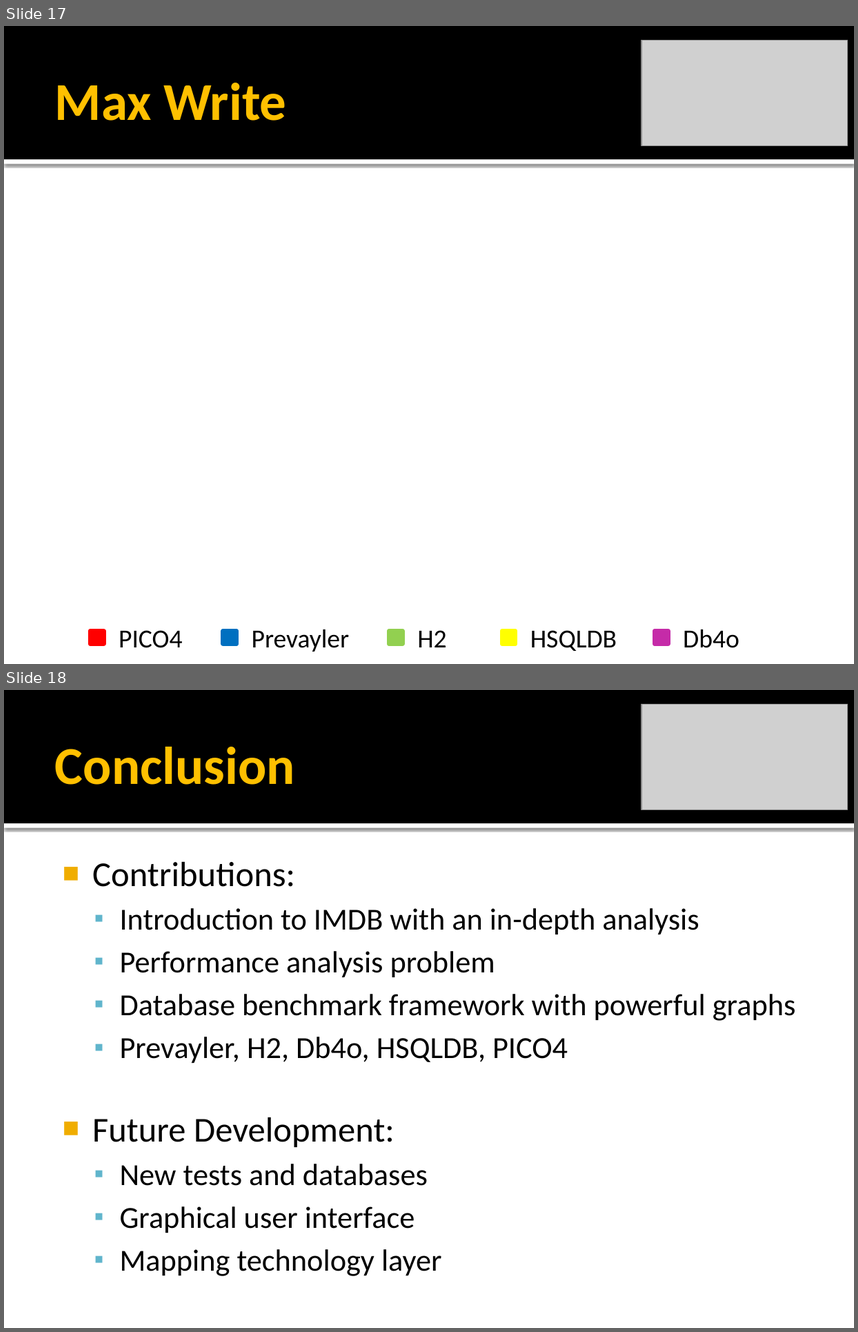
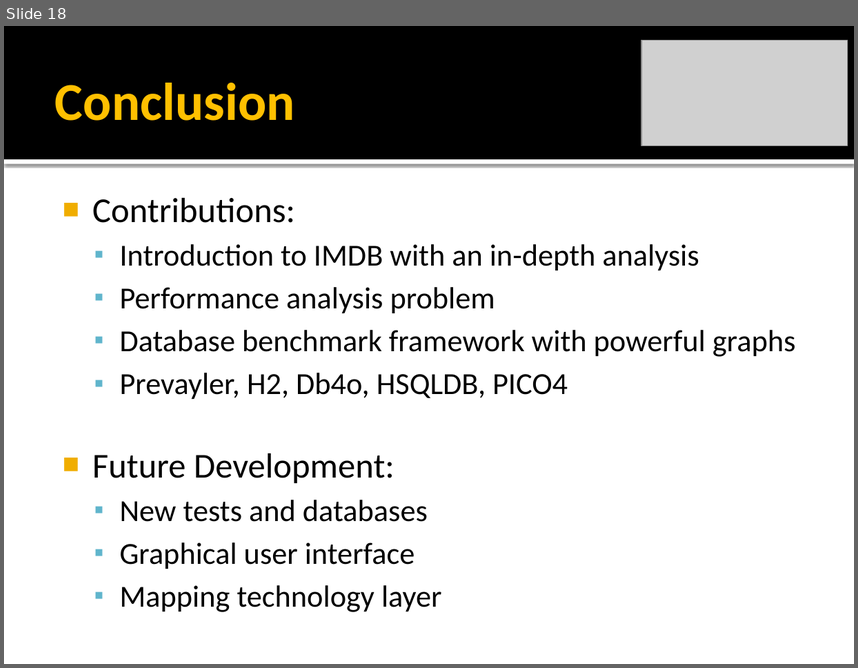
Before and after one commit to rickilama54/portable-db-bench, a slide deck: tesi/presentazione/Barbagallo-IMDB.pptx. Shown one above the other, each under a label of ours: slides 17 and 18 before the commit, slide 18 after it. The pictures are 858x1332 and 858x668 pixels, drawn with LibreOffice and Linux fonts; fonts in the diff are those of the drawing; grey boxes stand for pictures. Boxes give left, top, right and bottom in pixels: in the first picture for what was removed or moved away, otherwise in the second. Text is boxed around its words. In the diff, an @@ line names an element or a change of style, - is before the commit and + after.

```diff
--- a/tesi/presentazione/Barbagallo-IMDB.pptx
+++ b/tesi/presentazione/Barbagallo-IMDB.pptx
@@ slide 17 removed at (4,26,854,664), background #FFFFFF; not listed: 2 template elements that a slide beside it also shows @@
@@ picture removed at (642,40,847,146) @@
@@ title removed at (55,83,286,121) @@
-Max Write
@@ rectangle removed at (91,630,104,644) @@
@@ text removed at (119,630,182,648) @@
-PICO4
@@ rectangle removed at (223,630,237,644) @@
@@ text removed at (252,629,350,651) @@
-Prevayler
@@ rectangle removed at (389,630,403,644) @@
@@ text removed at (417,630,446,647) @@
-H2
@@ rectangle removed at (502,630,516,644) @@
@@ text removed at (530,630,617,650) @@
-HSQLDB
@@ rectangle removed at (655,630,668,644) @@
@@ text removed at (683,629,740,648) @@
-Db4o
```
Also in this commit, not shown: 1 slide added.
